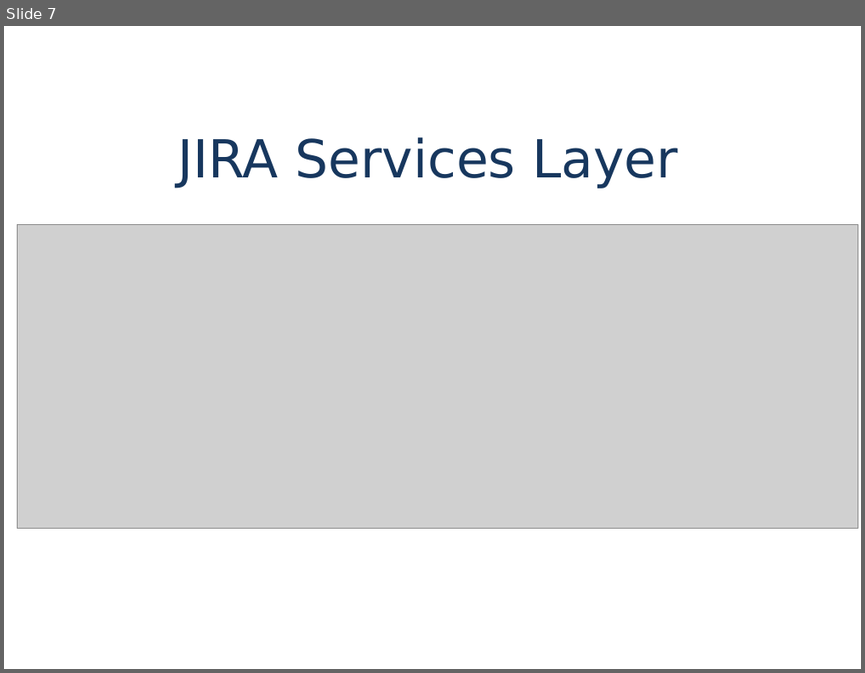
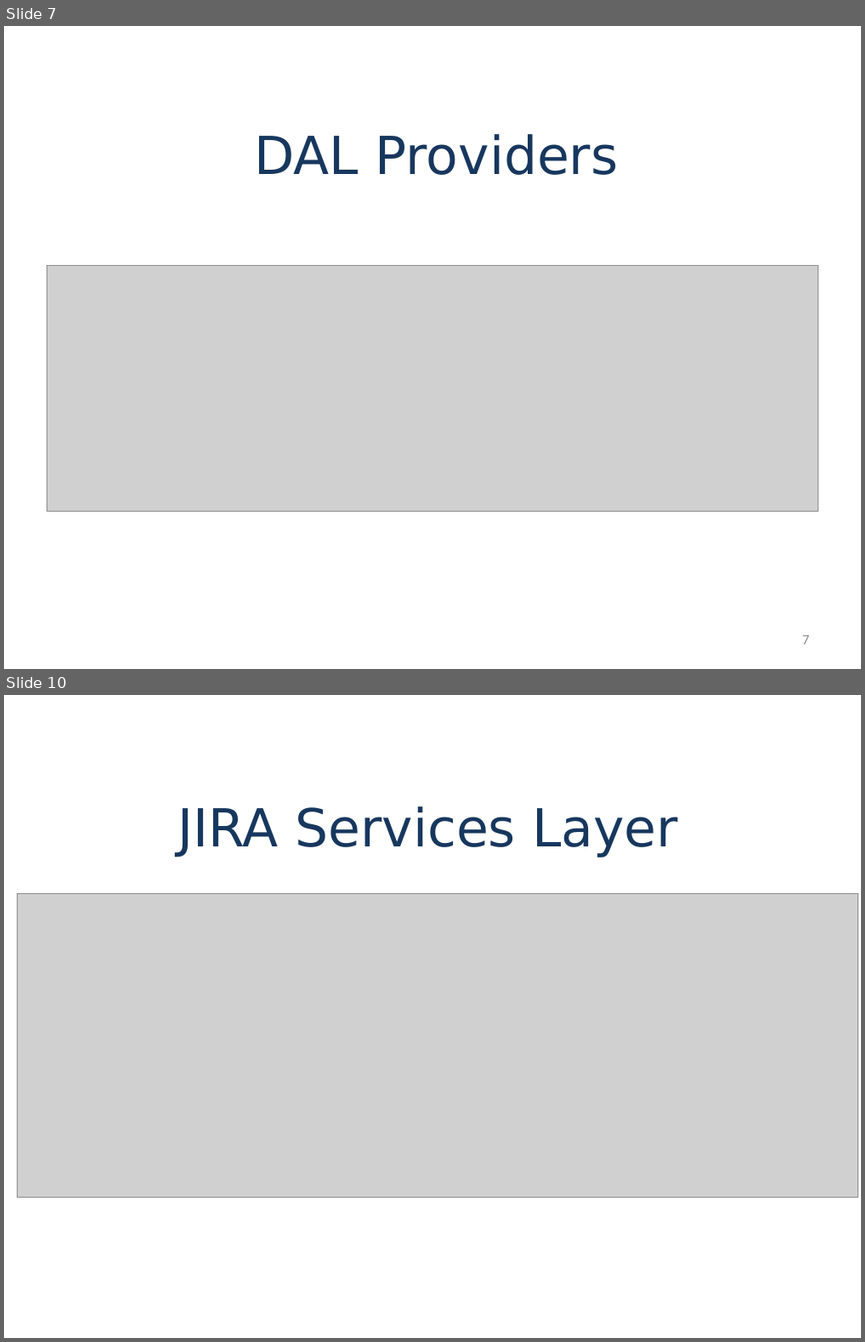
Before and after one commit to chursin-andrey/project-jastt, a slide deck: presentation/jastt.pptx. Shown one above the other, each under a label of ours: slide 7 before the commit, slides 7 and 10 after it; the slides between them are not shown. The pictures are 865x673 and 865x1342 pixels, drawn with LibreOffice and Linux fonts; fonts in the diff are those of the drawing; grey boxes stand for pictures; background and template pictures are left out. Boxes give left, top, right and bottom in pixels: in the first picture for what was removed or moved away, otherwise in the second. Text is boxed around its words. In the diff, an @@ line names an element or a change of style, - is before the commit and + after.

Commit message:
Added slides and images. Changed slide sequence.

```diff
--- a/presentation/jastt.pptx
+++ b/presentation/jastt.pptx
@@ slide 7 added at bbox=[4, 26, 861, 669], background picture (left out) @@
@@ title added at bbox=[254, 134, 619, 175], 44 pt, text #17375E @@
+DAL Providers
@@ picture added at bbox=[46, 265, 818, 510] @@
@@ page number added at bbox=[802, 635, 809, 644], 12 pt, text #8C8C8C @@
+7
@@ what was slide 7 is now slide 10 @@
```
Also in this commit, not shown: 5 slides changed, 4 other slides added, 7 other files.
